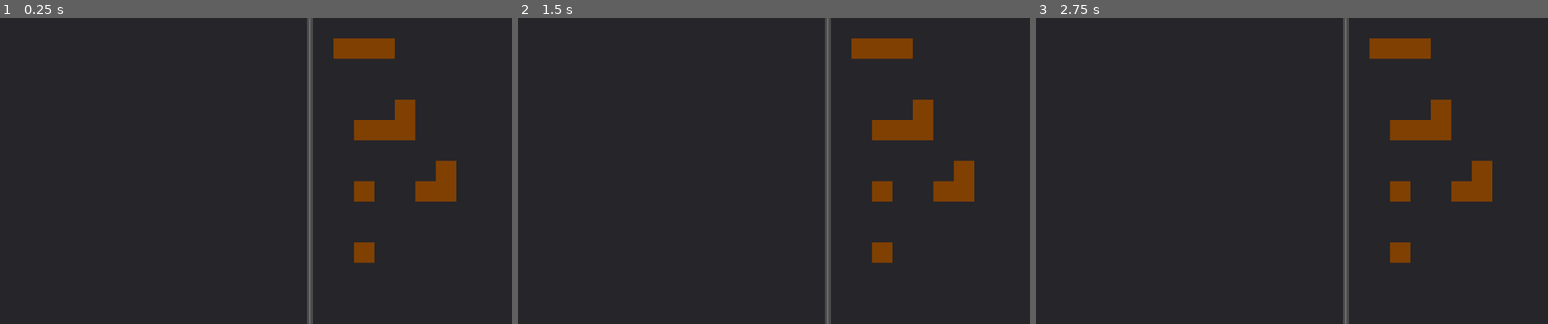
Above: before the commit, frames 1-3 (left to right).
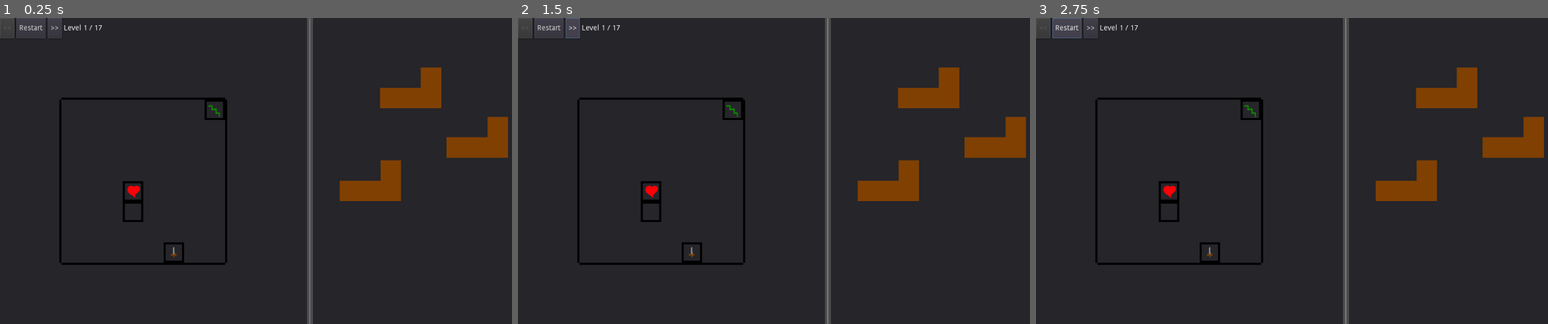
Above: after the commit, the same moments.

Repository: semi-confituriers/tetrogue
Game: Godot game, scene res://game.tscn
Same seed, same stepped clock (60 frames per second), same inputs: the game is played once before the commit and once after it.
Inputs:
- Up to frame 1 (0.25 s): no input
- Up to frame 2 (1.5 s): click "Restart" at 0.5 s; click ">>" at 1.25 s
- Up to frame 3 (2.75 s): click "Restart" at 2 s

The runs differ from the first frame. In frame 1, 7.6% of the frame differs, in the area x 0-100%, y 0-81%; in frame 2, 7.7%; in frame 3, 7.7%.
Error after the commit: Attempt to call function 'instance' in base 'null instance' on a null instance. (res://game.gd:19)

Commit message:
Locating the required gigapixels to render...

Diff:
--- a/Scenes/test_level.tscn
+++ b/Scenes/test_level.tscn
@@ -229,43 +229,22 @@
 15/shapes = [  ]
 15/z_index = 0
 
-[sub_resource type="ConvexPolygonShape2D" id=2]
-points = PoolVector2Array( 120, 0, 0, 0, 0, 40, 120, 40 )
-
 [sub_resource type="ConvexPolygonShape2D" id=3]
 points = PoolVector2Array( 0, 0, 80, 0, 80, 40, 0, 40 )
 
 [sub_resource type="ConvexPolygonShape2D" id=4]
 points = PoolVector2Array( 80, 40, 80, 0, 120, 0, 120, 80, 0, 80, 0, 40 )
 
-[sub_resource type="ConvexPolygonShape2D" id=5]
+[sub_resource type="ConvexPolygonShape2D" id=8]
 points = PoolVector2Array( 80, 0, 80, 80, 0, 80, 0, 40, 40, 40, 40, 0 )
 
 [sub_resource type="ConvexPolygonShape2D" id=6]
 points = PoolVector2Array( 0, 0, 40, 0, 40, 40, 0, 40 )
 
-[sub_resource type="TileSet" id=7]
-0/name = "tetris_tilemap.png 0"
-0/texture = ExtResource( 2 )
-0/tex_offset = Vector2( 0, 0 )
-0/modulate = Color( 1, 1, 1, 1 )
-0/region = Rect2( 48, 48, 120, 40 )
-0/tile_mode = 0
-0/occluder_offset = Vector2( 0, 0 )
-0/navigation_offset = Vector2( 0, 0 )
-0/shape_offset = Vector2( 0, 0 )
-0/shape_transform = Transform2D( 1, 0, 0, 1, 0, 0 )
-0/shape = SubResource( 2 )
-0/shape_one_way = false
-0/shape_one_way_margin = 1.0
-0/shapes = [ {
-"autotile_coord": Vector2( 0, 0 ),
-"one_way": false,
-"one_way_margin": 1.0,
-"shape": SubResource( 2 ),
-"shape_transform": Transform2D( 1, 0, 0, 1, 0, 0 )
-} ]
-0/z_index = 0
+[sub_resource type="ConvexPolygonShape2D" id=7]
+points = PoolVector2Array( 0, 0, 120, 0, 120, 40, 0, 40 )
+
+[sub_resource type="TileSet" id=9]
 1/name = "tetris_tilemap.png 1"
 1/texture = ExtResource( 2 )
 1/tex_offset = Vector2( 0, 0 )
@@ -354,15 +333,22 @@
 5/texture = ExtResource( 2 )
 5/tex_offset = Vector2( 0, 0 )
 5/modulate = Color( 1, 1, 1, 1 )
-5/region = Rect2( 88, 48, 40, 40 )
+5/region = Rect2( 48, 48, 120, 40 )
 5/tile_mode = 0
 5/occluder_offset = Vector2( 0, 0 )
 5/navigation_offset = Vector2( 0, 0 )
 5/shape_offset = Vector2( 0, 0 )
 5/shape_transform = Transform2D( 1, 0, 0, 1, 0, 0 )
+5/shape = SubResource( 7 )
 5/shape_one_way = false
-5/shape_one_way_margin = 0.0
-5/shapes = [  ]
+5/shape_one_way_margin = 1.0
+5/shapes = [ {
+"autotile_coord": Vector2( 0, 0 ),
+"one_way": false,
+"one_way_margin": 1.0,
+"shape": SubResource( 7 ),
+"shape_transform": Transform2D( 1, 0, 0, 1, 0, 0 )
+} ]
 5/z_index = 0
 
 [node name="Scene" type="Node2D"]
@@ -375,7 +361,7 @@
 tile_data = PoolIntArray( 65537, 0, 0, 65538, 1073741829, 0, 65539, 1073741829, 0, 65540, 1073741829, 0, 65541, 1073741 …(573 unchanged characters)…
 
 [node name="tetris" type="TileMap" parent="."]
-tile_set = SubResource( 7 )
+tile_set = SubResource( 9 )
 cell_size = Vector2( 40, 40 )
 format = 1
 tile_data = PoolIntArray( -655359, 3, 0, -458750, 2, 0, -393216, 4, 0, -262143, 1, 0, -131071, 0, 0 )
--- /dev/null
+++ b/assets/pieces/Pieces.tscn
@@ -0,0 +1,16 @@
+[gd_scene load_steps=3 format=2]
+
+[ext_resource path="res://assets/pieces/01.png" type="Texture" id=1]
+[ext_resource path="res://scripts/Piece.gd" type="Script" id=2]
+
+[node name="Pieces" type="Node2D"]
+
+[node name="01" type="Area2D" parent="."]
+script = ExtResource( 2 )
+
+[node name="CollisionPolygon2D" type="CollisionPolygon2D" parent="01"]
+polygon = PoolVector2Array( 0, 40, 0, 80, 120, 80, 120, 0, 80, 0, 80, 40 )
+
+[node name="Sprite" type="Sprite" parent="01"]
+texture = ExtResource( 1 )
+centered = false
--- a/game.gd
+++ b/game.gd
@@ -18,7 +18,7 @@
 	var new_level_res = load("res://levels/level" + str(level_id) + ".tscn")
 	var new_level = new_level_res.instance()
 	new_level.name = "Level"
-	add_child(new_level)
+	$LevelCont.add_child(new_level)
 
 	# Gui updating
 	$Gui/LevelBox/Level.text = "Level " + str(current_level_id) + " / " + str(level_max)
@@ -36,7 +36,3 @@
 		load_level(1)
 	else:
 		load_level(current_level_id + 1)
-
-# Called every frame. 'delta' is the elapsed time since the previous frame.
-#func _process(delta):
-#	pass
--- a/game.tscn
+++ b/game.tscn
@@ -4,6 +4,8 @@
 
 [node name="Game" type="Node2D"]
 script = ExtResource( 1 )
+
+[node name="LevelCont" type="Node2D" parent="."]
 
 [node name="Gui" type="Control" parent="."]
 margin_right = 40.0
--- a/levels/level1.tscn
+++ b/levels/level1.tscn
@@ -1,7 +1,8 @@
-[gd_scene load_steps=3 format=2]
+[gd_scene load_steps=4 format=2]
 
-[ext_resource path="res://res/piecestileset.tres" type="TileSet" id=1]
+[ext_resource path="res://res/tileset.tres" type="TileSet" id=1]
 [ext_resource path="res://scripts/Level.gd" type="Script" id=2]
+[ext_resource path="res://assets/pieces/01.png" type="Texture" id=4]
 
 [node name="Level" type="Node2D"]
 script = ExtResource( 2 )
@@ -41,20 +42,26 @@
 margin_bottom = 600.0
 size_flags_horizontal = 3
 
-[node name="Pieces" type="TileMap" parent="."]
-position = Vector2( 612, 0 )
+[node name="Map" type="TileMap" parent="."]
 tile_set = ExtResource( 1 )
 cell_size = Vector2( 40, 40 )
 format = 1
-tile_data = PoolIntArray( 65537, 0, 0, 262146, 2, 0, 458757, 3, 0, 524290, 5, 0, 720898, 5, 0 )
+tile_data = PoolIntArray( 196611, -1610612729, 0, 196612, -1610612729, 0, 196613, -1610612729, 0, 196614, -1610612729, 0, 196615, -1610612729, 0, 196616, -1610612729, 0, 196617, -1610612729, 0, 196618, -1610612729, 0, 262146, 7, 0, 262154, 12, 0, 262155, 1610612743, 0, 327682, 7, 0, 327691, 1610612743, 0, 393218, 7, 0, 393227, 1610612743, 0, 458754, 7, 0, 458763, 1610612743, 0, 524290, 7, 0, 524294, 8, 0, 524299, 1610612743, 0, 589826, 7, 0, 589830, 15, 0, 589835, 1610612743, 0, 655362, 7, 0, 655371, 1610612743, 0, 720898, 7, 0, 720904, 13, 0, 720907, 1610612743, 0, 786435, -1073741817, 0, 786436, -1073741817, 0, 786437, -1073741817, 0, 786438, -1073741817, 0, 786439, -1073741817, 0, 786440, -1073741817, 0, 786441, -1073741817, 0, 786442, -1073741817, 0 )
 
-[node name="MapCont" type="Node2D" parent="."]
+[node name="Pieces" type="Node2D" parent="."]
+position = Vector2( 612, 0 )
 
-[node name="Pieces" type="TileMap" parent="MapCont"]
-tile_set = ExtResource( 1 )
-cell_size = Vector2( 40, 40 )
-format = 1
+[node name="Sprite" type="Sprite" parent="Pieces"]
+position = Vector2( 130.564, 96.8315 )
+texture = ExtResource( 4 )
+centered = false
 
-[node name="Map" type="TileMap" parent="MapCont"]
-cell_size = Vector2( 40, 40 )
-format = 1
+[node name="Sprite2" type="Sprite" parent="Pieces"]
+position = Vector2( 52.2223, 278.999 )
+texture = ExtResource( 4 )
+centered = false
+
+[node name="Sprite3" type="Sprite" parent="Pieces"]
+position = Vector2( 261.128, 193.663 )
+texture = ExtResource( 4 )
+centered = false
--- a/res/piecestileset.tres
+++ /dev/null
@@ -1,139 +0,0 @@
-[gd_resource type="TileSet" load_steps=7 format=2]
-
-[ext_resource path="res://assets/tetris_tilemap.png" type="Texture" id=1]
-
-[sub_resource type="ConvexPolygonShape2D" id=2]
-points = PoolVector2Array( 120, 0, 0, 0, 0, 40, 120, 40 )
-
-[sub_resource type="ConvexPolygonShape2D" id=3]
-points = PoolVector2Array( 0, 0, 80, 0, 80, 40, 0, 40 )
-
-[sub_resource type="ConvexPolygonShape2D" id=4]
-points = PoolVector2Array( 80, 40, 80, 0, 120, 0, 120, 80, 0, 80, 0, 40 )
-
-[sub_resource type="ConvexPolygonShape2D" id=5]
-points = PoolVector2Array( 80, 0, 80, 80, 0, 80, 0, 40, 40, 40, 40, 0 )
-
-[sub_resource type="ConvexPolygonShape2D" id=6]
-points = PoolVector2Array( 0, 0, 40, 0, 40, 40, 0, 40 )
-
-[resource]
-0/name = "tetris_tilemap.png 0"
-0/texture = ExtResource( 1 )
-0/tex_offset = Vector2( 0, 0 )
-0/modulate = Color( 1, 1, 1, 1 )
-0/region = Rect2( 48, 48, 120, 40 )
-0/tile_mode = 0
-0/occluder_offset = Vector2( 0, 0 )
-0/navigation_offset = Vector2( 0, 0 )
-0/shape_offset = Vector2( 0, 0 )
-0/shape_transform = Transform2D( 1, 0, 0, 1, 0, 0 )
-0/shape = SubResource( 2 )
-0/shape_one_way = false
-0/shape_one_way_margin = 1.0
-0/shapes = [ {
-"autotile_coord": Vector2( 0, 0 ),
-"one_way": false,
-"one_way_margin": 1.0,
-"shape": SubResource( 2 ),
-"shape_transform": Transform2D( 1, 0, 0, 1, 0, 0 )
-} ]
-0/z_index = 0
-1/name = "tetris_tilemap.png 1"
-1/texture = ExtResource( 1 )
-1/tex_offset = Vector2( 0, 0 )
-1/modulate = Color( 1, 1, 1, 1 )
-1/region = Rect2( 208, 48, 80, 40 )
-1/tile_mode = 0
-1/occluder_offset = Vector2( 0, 0 )
-1/navigation_offset = Vector2( 0, 0 )
-1/shape_offset = Vector2( 0, 0 )
-1/shape_transform = Transform2D( 1, 0, 0, 1, 0, 0 )
-1/shape = SubResource( 3 )
-1/shape_one_way = false
-1/shape_one_way_margin = 1.0
-1/shapes = [ {
-"autotile_coord": Vector2( 0, 0 ),
-"one_way": false,
-"one_way_margin": 1.0,
-"shape": SubResource( 3 ),
-"shape_transform": Transform2D( 1, 0, 0, 1, 0, 0 )
-} ]
-1/z_index = 0
-2/name = "tetris_tilemap.png 2"
-2/texture = ExtResource( 1 )
-2/tex_offset = Vector2( 0, 0 )
-2/modulate = Color( 1, 1, 1, 1 )
-2/region = Rect2( 48, 128, 120, 80 )
-2/tile_mode = 0
-2/occluder_offset = Vector2( 0, 0 )
-2/navigation_offset = Vector2( 0, 0 )
-2/shape_offset = Vector2( 0, 0 )
-2/shape_transform = Transform2D( 1, 0, 0, 1, 0, 0 )
-2/shape = SubResource( 4 )
-2/shape_one_way = false
-2/shape_one_way_margin = 1.0
-2/shapes = [ {
-"autotile_coord": Vector2( 0, 0 ),
-"one_way": false,
-"one_way_margin": 1.0,
-"shape": SubResource( 4 ),
-"shape_transform": Transform2D( 1, 0, 0, 1, 0, 0 )
-} ]
-2/z_index = 0
-3/name = "tetris_tilemap.png 3"
-3/texture = ExtResource( 1 )
-3/tex_offset = Vector2( 0, 0 )
-3/modulate = Color( 1, 1, 1, 1 )
-3/region = Rect2( 208, 128, 80, 80 )
-3/tile_mode = 0
-3/occluder_offset = Vector2( 0, 0 )
-3/navigation_offset = Vector2( 0, 0 )
-3/shape_offset = Vector2( 0, 0 )
-3/shape_transform = Transform2D( 1, 0, 0, 1, 0, 0 )
-3/shape = SubResource( 5 )
-3/shape_one_way = false
-3/shape_one_way_margin = 1.0
-3/shapes = [ {
-"autotile_coord": Vector2( 0, 0 ),
-"one_way": false,
-"one_way_margin": 1.0,
-"shape": SubResource( 5 ),
-"shape_transform": Transform2D( 1, 0, 0, 1, 0, 0 )
-} ]
-3/z_index = 0
-4/name = "tetris_tilemap.png 4"
-4/texture = ExtResource( 1 )
-4/tex_offset = Vector2( 0, 0 )
-4/modulate = Color( 1, 1, 1, 1 )
-4/region = Rect2( 328, 48, 40, 40 )
-4/tile_mode = 0
-4/occluder_offset = Vector2( 0, 0 )
-4/navigation_offset = Vector2( 0, 0 )
-4/shape_offset = Vector2( 0, 0 )
-4/shape_transform = Transform2D( 1, 0, 0, 1, 0, 0 )
-4/shape = SubResource( 6 )
-4/shape_one_way = false
-4/shape_one_way_margin = 1.0
-4/shapes = [ {
-"autotile_coord": Vector2( 0, 0 ),
-"one_way": false,
-"one_way_margin": 1.0,
-"shape": SubResource( 6 ),
-"shape_transform": Transform2D( 1, 0, 0, 1, 0, 0 )
-} ]
-4/z_index = 0
-5/name = "tetris_tilemap.png 5"
-5/texture = ExtResource( 1 )
-5/tex_offset = Vector2( 0, 0 )
-5/modulate = Color( 1, 1, 1, 1 )
-5/region = Rect2( 88, 48, 40, 40 )
-5/tile_mode = 0
-5/occluder_offset = Vector2( 0, 0 )
-5/navigation_offset = Vector2( 0, 0 )
-5/shape_offset = Vector2( 0, 0 )
-5/shape_transform = Transform2D( 1, 0, 0, 1, 0, 0 )
-5/shape_one_way = false
-5/shape_one_way_margin = 0.0
-5/shapes = [  ]
-5/z_index = 0
--- a/res/maptileset.tres
+++ b/res/tileset.tres
@@ -1,6 +1,7 @@
-[gd_resource type="TileSet" load_steps=9 format=2]
+[gd_resource type="TileSet" load_steps=14 format=2]
 
 [ext_resource path="res://assets/level_tilemap.png" type="Texture" id=1]
+[ext_resource path="res://assets/tetris_tilemap.png" type="Texture" id=2]
 
 [sub_resource type="NavigationPolygon" id=1]
 vertices = PoolVector2Array( 0, 0, 40, 0, 40, 40, 0, 40 )
@@ -23,10 +24,26 @@
 polygons = [ PoolIntArray( 0, 1, 2, 3 ) ]
 
 [sub_resource type="NavigationPolygon" id=6]
-vertices = PoolVector2Array( 0, 0, 40, 0, 40, 40, 0, 40 )
+vertices = PoolVector2Array( 120, 40, 0, 40, 0, 0, 120, 0 )
 polygons = [ PoolIntArray( 0, 1, 2, 3 ) ]
 
 [sub_resource type="NavigationPolygon" id=7]
+vertices = PoolVector2Array( 80, 40, 0, 40, 0, 0, 80, 0 )
+polygons = [ PoolIntArray( 0, 1, 2, 3 ) ]
+
+[sub_resource type="NavigationPolygon" id=8]
+vertices = PoolVector2Array( 0, 40, 80, 40, 80, 0, 120, 0, 120, 80, 0, 80 )
+polygons = [ PoolIntArray( 0, 1, 2, 3, 4, 5 ) ]
+
+[sub_resource type="NavigationPolygon" id=9]
+vertices = PoolVector2Array( 40, 0, 40, 40, 0, 40, 0, 80, 80, 80, 80, 0 )
+polygons = [ PoolIntArray( 0, 1, 2, 3, 4, 5 ) ]
+
+[sub_resource type="NavigationPolygon" id=10]
+vertices = PoolVector2Array( 0, 0, 40, 0, 40, 40, 0, 40 )
+polygons = [ PoolIntArray( 0, 1, 2, 3 ) ]
+
+[sub_resource type="NavigationPolygon" id=11]
 vertices = PoolVector2Array( 0, 0, 40, 0, 40, 40, 0, 40 )
 polygons = [ PoolIntArray( 0, 1, 2, 3 ) ]
 
@@ -277,3 +294,63 @@
 16/shape_one_way_margin = 0.0
 16/shapes = [  ]
 16/z_index = 0
+17/name = "tetris_tilemap.png 17"
+17/texture = ExtResource( 2 )
+17/tex_offset = Vector2( 0, 0 )
+17/modulate = Color( 1, 1, 1, 1 )
+17/region = Rect2( 48, 48, 120, 40 )
+17/tile_mode = 0
+17/occluder_offset = Vector2( 0, 0 )
+17/navigation_offset = Vector2( 0, 0 )
+17/navigation = SubResource( 6 )
+17/shape_offset = Vector2( 0, 0 )
+17/shape_transform = Transform2D( 1, 0, 0, 1, 0, 0 )
+17/shape_one_way = false
+17/shape_one_way_margin = 0.0
+17/shapes = [  ]
+17/z_index = 0
+18/name = "tetris_tilemap.png 18"
+18/texture = ExtResource( 2 )
+18/tex_offset = Vector2( 0, 0 )
+18/modulate = Color( 1, 1, 1, 1 )
+18/region = Rect2( 208, 48, 80, 40 )
+18/tile_mode = 0
+18/occluder_offset = Vector2( 0, 0 )
+18/navigation_offset = Vector2( 0, 0 )
+18/navigation = SubResource( 7 )
+18/shape_offset = Vector2( 0, 0 )
+18/shape_transform = Transform2D( 1, 0, 0, 1, 0, 0 )
+18/shape_one_way = false
+18/shape_one_way_margin = 0.0
+18/shapes = [  ]
+18/z_index = 0
+19/name = "tetris_tilemap.png 19"
+19/texture = ExtResource( 2 )
+19/tex_offset = Vector2( 0, 0 )
+19/modulate = Color( 1, 1, 1, 1 )
+19/region = Rect2( 48, 128, 120, 80 )
+19/tile_mode = 0
+19/occluder_offset = Vector2( 0, 0 )
+19/navigation_offset = Vector2( 0, 0 )
+19/navigation = SubResource( 8 )
+19/shape_offset = Vector2( 0, 0 )
+19/shape_transform = Transform2D( 1, 0, 0, 1, 0, 0 )
+19/shape_one_way = false
+19/shape_one_way_margin = 0.0
+19/shapes = [  ]
+19/z_index = 0
+20/name = "tetris_tilemap.png 20"
+20/texture = ExtResource( 2 )
+20/tex_offset = Vector2( 0, 0 )
+20/modulate = Color( 1, 1, 1, 1 )
+20/region = Rect2( 208, 128, 80, 80 )
+20/tile_mode = 0
+20/occluder_offset = Vector2( 0, 0 )
+20/navigation_offset = Vector2( 0, 0 )
+20/navigation = SubResource( 9 )
+20/shape_offset = Vector2( 0, 0 )
+20/shape_transform = Transform2D( 1, 0, 0, 1, 0, 0 )
+20/shape_one_way = false
+20/shape_one_way_margin = 0.0
+20/shapes = [  ]
+20/z_index = 0
--- a/scripts/Level.gd
+++ b/scripts/Level.gd
@@ -5,70 +5,95 @@
 # var a = 2
 # var b = "text"
 
-var piecesTileMap;
-var mapTileMap;
-var mapPiecesTileMap;
-var dragging;
-var draggedSprite;
-var draggedTileID;
-var draggedTileFrom;
+var mapTileMap: TileMap;
+var piecesNode: Node2D;
+var dragging = false;
+var draggedPiece = null;
+var draggedOffset;
+var draggedPhantom;
 
 
 # Called when the node enters the scene tree for the first time.
 func _ready():
-	piecesTileMap = $Pieces
-	mapTileMap = $MapCont/Map
-	mapPiecesTileMap = $MapCont/Pieces
-	dragging = false
-	draggedSprite = null
-	draggedTileID = null
-	draggedTileFrom = null
+	mapTileMap = $Map
+	piecesNode = $Pieces
 
 func _input(event):
-
 	if event is InputEventMouseButton && event.button_index == BUTTON_LEFT:
-		var piecesRelPos = event.position - piecesTileMap.position
-		var mapRelPos = event.position - $MapCont.position
-		if event.pressed:
-			if piecesRelPos.x >= 0:
-				var gridPos = piecesTileMap.world_to_map(piecesRelPos)
-				var tileID = piecesTileMap.get_cellv(gridPos)
-				if not dragging && tileID != -1:
-					print("Dragging started at at: ", piecesRelPos, " tileID=", tileID)
-					dragging = true
-					draggedTileID = tileID
-					draggedTileFrom = gridPos
-					draggedSprite = Sprite.new()
-					draggedSprite.position = event.position
-					draggedSprite.texture = piecesTileMap.tile_set.tile_get_texture(tileID)
-					draggedSprite.region_rect = piecesTileMap.tile_set.tile_get_region(tileID)
-					draggedSprite.region_enabled = true
-					add_child(draggedSprite);
-		else:
-			if dragging:
+		var piecesRelPos = event.position - piecesNode.position
+		var mapRelPos = event.position - mapTileMap.position
+		if event.pressed && dragging == false:
+			for piece in $Pieces.get_children():
+				if piece is Sprite:
+					print("piece.position ", piece.position)
+					print("piecesRelPos ", piecesRelPos)
+					var pieceRelPos = piecesRelPos - piece.position
+					print("pieceRelPos ", pieceRelPos)
+					if piece.is_pixel_opaque(pieceRelPos):
+						print("Opaque pixel at ", pieceRelPos)
+						dragging = true
+						draggedPiece = piece
+						draggedPiece.modulate = Color(1, 1, 1, 0.5)
+						draggedOffset = pieceRelPos
+						draggedPhantom = piece.duplicate()
+						add_child(draggedPhantom)
+						draggedPhantom.position = event.position - draggedOffset
+						break
+		elif event.pressed == false && dragging == true:
 				print("Dragging stopped at: ", event.position)
-				dragging = false
-				draggedSprite.queue_free()
-				draggedSprite = null
-
+				draggedPiece.modulate = Color(1, 1, 1, 1)
 				if piecesRelPos.x >= 0:
 					# Dropped in pieces section
-					var gridPos = piecesTileMap.world_to_map(piecesRelPos)
-					piecesTileMap.set_cell(draggedTileFrom.x, draggedTileFrom.y, -1)
-					piecesTileMap.set_cell(gridPos.x, gridPos.y, draggedTileID)
+					dragging = false
+					draggedPhantom.queue_free()
+					draggedPhantom = null
+
+					draggedPiece.position = piecesRelPos - draggedOffset
 				else:
-					var gridPos = mapPiecesTileMap.world_to_map(mapRelPos)
-					print("gridPos", gridPos)
-					piecesTileMap.set_cell(draggedTileFrom.x, draggedTileFrom.y, -1)
-					mapPiecesTileMap.set_cell(gridPos.x, gridPos.y, draggedTileID)
+					dragging = false
+					draggedPhantom.queue_free()
+					draggedPhantom = null
+
+					var mapRelPosPiece = mapRelPos - draggedOffset
+
+					var gridPos = mapRelPosPiece / mapTileMap.cell_size
+					gridPos = Vector2(round(gridPos.x), round(gridPos.y))
+
+					var canFit = true
+					for filling in GetPieceFillings(draggedPiece):
+						if mapTileMap.get_cellv(gridPos + filling) != -1:
+							canFit = false
+							break
+
+					if canFit:
+						draggedPiece.get_parent().remove_child(draggedPiece)
+						mapTileMap.add_child(draggedPiece)
+						draggedPiece.position = gridPos * mapTileMap.cell_size
+
+						for filling in GetPieceFillings(draggedPiece):
+							mapTileMap.set_cellv(gridPos + filling, 16)
+					else:
+						pass
 
 
 
 	elif event is InputEventMouseMotion && dragging:
-		draggedSprite.position = event.position
+		draggedPhantom.position = event.position - draggedOffset
 
 
+func GetPieceFillings(piece: Sprite):
+	var spriteRect = piece.get_rect()
+	var width = round(spriteRect.size[0] / mapTileMap.cell_size.x)
+	var height = round(spriteRect.size[1] / mapTileMap.cell_size.y)
 
-# Called every frame. 'delta' is the elapsed time since the previous frame.
-#func _process(delta):
-#	pass
+	var ret = []
+	for y in range(0, height):
+		for x in range(0, width):
+			var centerPixel = Vector2(
+				(x + 0.5) * mapTileMap.cell_size.x,
+				(y + 0.5) * mapTileMap.cell_size.y
+			)
+			if piece.is_pixel_opaque(centerPixel):
+				ret.append(Vector2(x, y))
+
+	return ret
--- /dev/null
+++ b/scripts/Piece.gd
@@ -0,0 +1,32 @@
+extends Area2D
+
+
+var draggable = true
+
+var phantom = null
+var dragOffset = null
+
+signal dropped(pos)
+
+
+# Called when the node enters the scene tree for the first time.
+func _ready():
+	print("READY")
+	pass
+
+func _input_event(viewport, event, shape_idx):
+	print("_input_event")
+	if not draggable:
+		return
+
+	if event is InputEventMouseButton && event.button_index == BUTTON_LEFT:
+		print("LeftClick")
+		if event.pressed and phantom == null:
+			phantom = duplicate()
+			dragOffset = event.position - position
+		elif !event.pressed and phantom != null:
+			emit_signal("dropped", event.position + dragOffset)
+			phantom.queue_free()
+
+	elif event is InputEventMouseMotion && phantom != null:
+		position = event.position - dragOffset
Not shown: 1 places in Scenes/test_level.tscn that only renumber resources
Binary file added: assets/pieces/01.png
Not shown, added: assets/pieces/01.png.import
Not shown: 2 places in res/tileset.tres that only renumber resources
